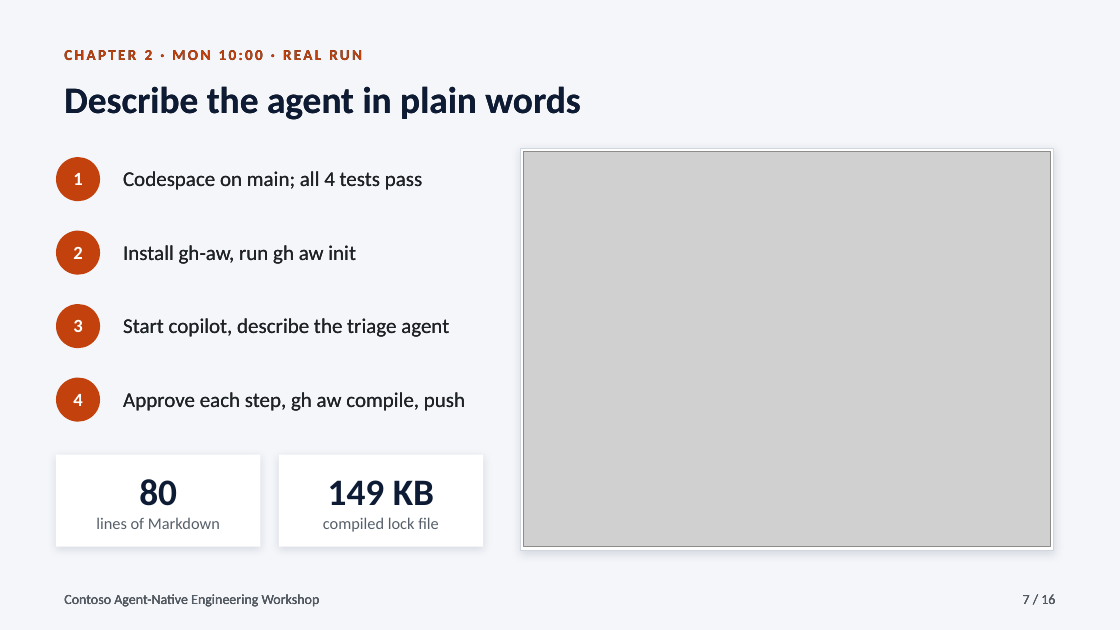
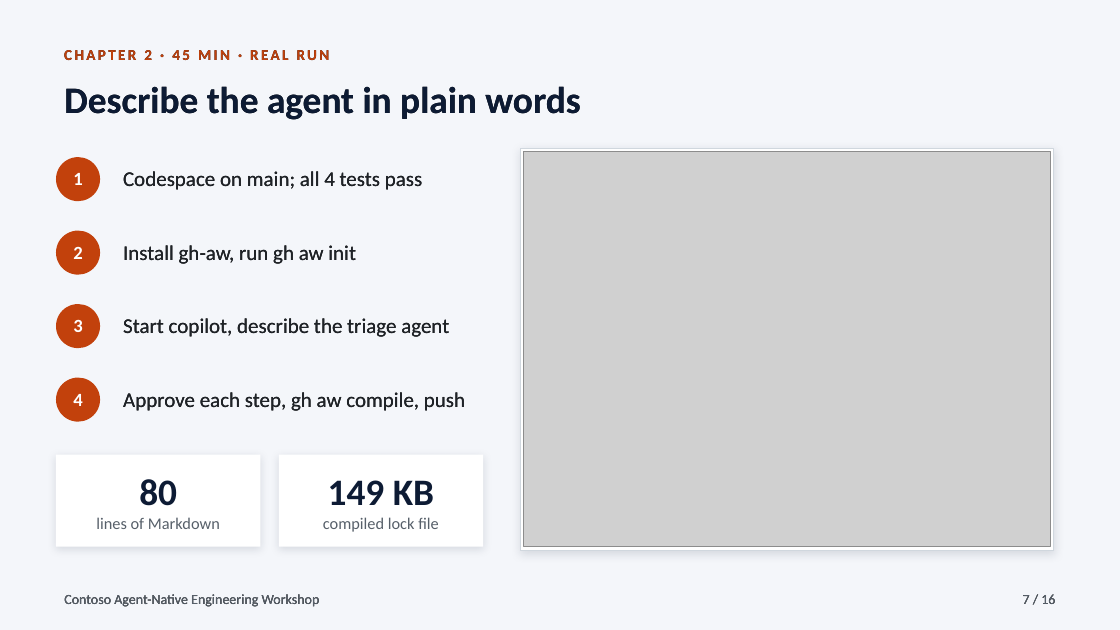
Before and after one commit to ibranibeny/gh-agentic-engineering-workshop, a slide deck: slide 7 of downloads/contoso-agent-native-engineering-workshop.pptx. Drawn at 1120x630 pixels with LibreOffice and Linux fonts; fonts in the diff are those of the drawing; grey boxes stand for pictures. Boxes give left, top, right and bottom in pixels: in the first picture for what was removed or moved away, otherwise in the second. Text is boxed around its words. In the diff, an @@ line names an element or a change of style, - is before the commit and + after.

Commit message:
Tell the story as one workshop, without a day schedule (2/3)
Removes the Monday/Tuesday timeline, clock times and 'two story days' from the guide, slide view and PowerPoint deck. Chapters now show their duration; story scenes are labelled by place or moment.

```diff
--- a/downloads/contoso-agent-native-engineering-workshop.pptx
+++ b/downloads/contoso-agent-native-engineering-workshop.pptx
@@ text at [64,50,330,60]: text changed @@
-CHAPTER 2 · MON 10:00 · REAL RUN
+CHAPTER 2 · 45 MIN · REAL RUN
```
Also in this commit, not shown: 11 other slides changed.
